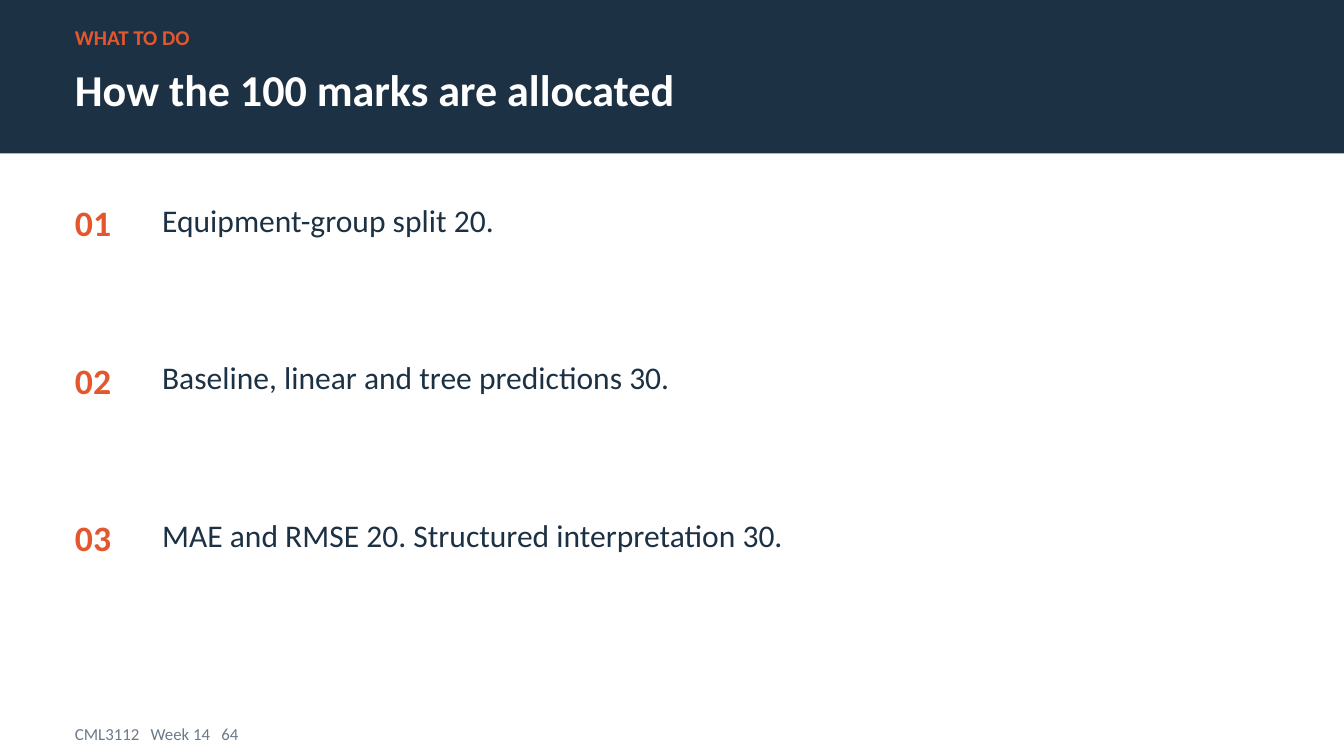
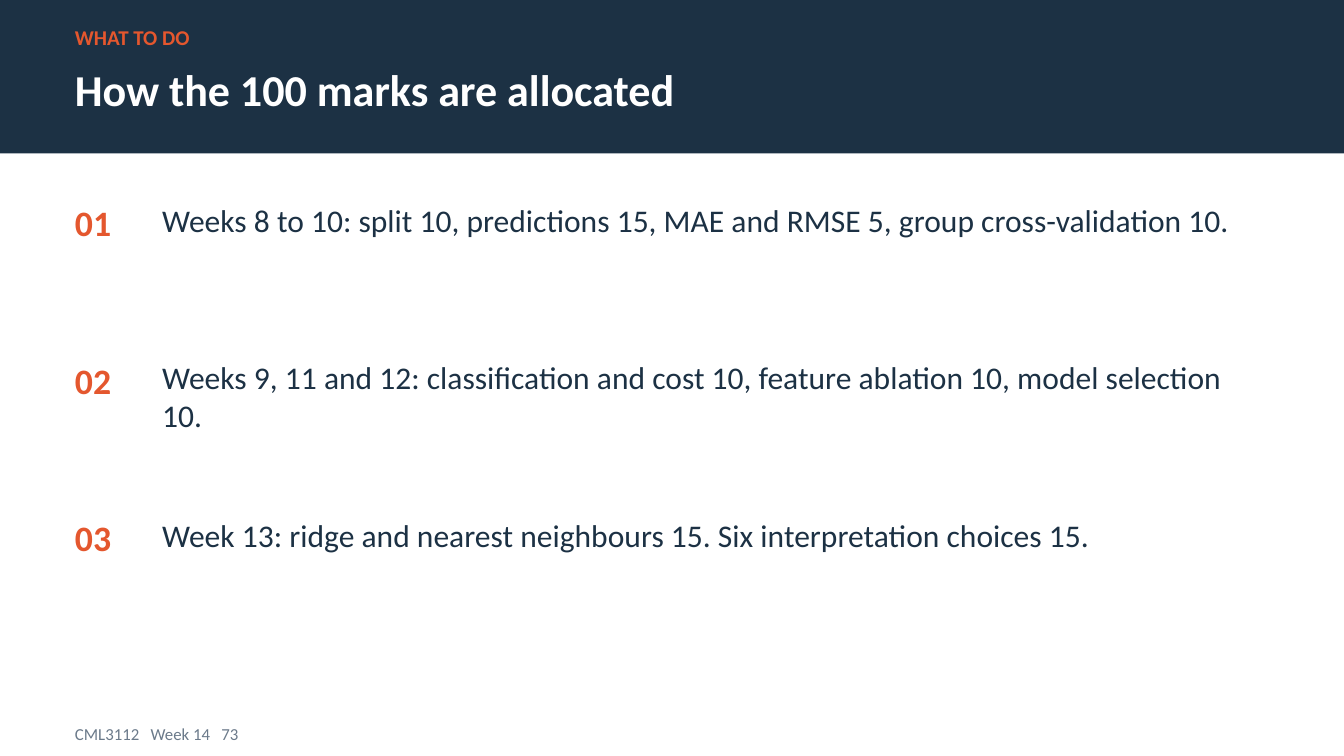
Before and after one commit to Jotham566/teaching-material, a slide deck: slide 73 of IUEA_Teaching_Plan/decks/CML3112_Week14_Design_Infrastructure.pptx (slide 64 before the commit). Drawn at 1344x756 pixels with LibreOffice and Linux fonts; fonts in the diff are those of the drawing. Boxes give left, top, right and bottom in pixels: in the first picture for what was removed or moved away, otherwise in the second. Text is boxed around its words. In the diff, an @@ line names an element or a change of style, - is before the commit and + after.

```diff
--- a/IUEA_Teaching_Plan/decks/CML3112_Week14_Design_Infrastructure.pptx
+++ b/IUEA_Teaching_Plan/decks/CML3112_Week14_Design_Infrastructure.pptx
@@ text at bbox=[162, 210, 1228, 238]: text changed @@
-Equipment-group split 20.
+Weeks 8 to 10: split 10, predictions 15, MAE and RMSE 5, group cross-validation 10.
@@ text at bbox=[162, 367, 1221, 427]: text changed @@
-Baseline, linear and tree predictions 30.
+Weeks 9, 11 and 12: classification and cost 10, feature ablation 10, model selection 10.
@@ text at bbox=[162, 525, 1089, 553]: text changed @@
-MAE and RMSE 20. Structured interpretation 30.
+Week 13: ridge and nearest neighbours 15. Six interpretation choices 15.
@@ text at bbox=[75, 728, 238, 740]: text changed @@
-CML3112 Week 14 64
+CML3112 Week 14 73
```
Also in this commit, not shown: 15 other slides changed, 9 slides added, 55 other files.
